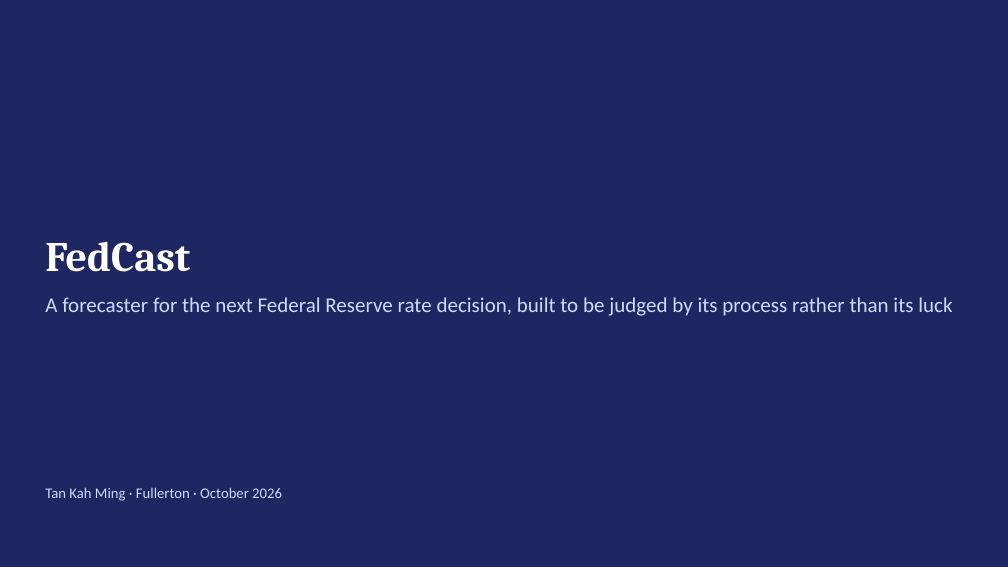
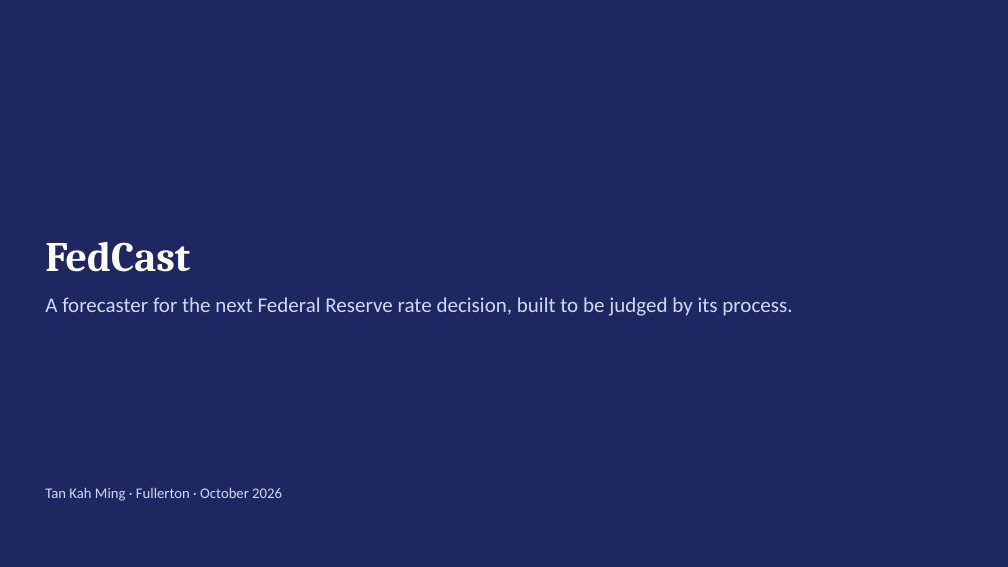
Before and after one commit to kmt112/fed-forecast, a slide deck: slide 1 of docs/FedCast_Fullerton.pptx. Drawn at 1008x567 pixels with LibreOffice and Linux fonts; fonts in the diff are those of the drawing. Boxes give left, top, right and bottom in pixels: in the first picture for what was removed or moved away, otherwise in the second. Text is boxed around its words. In the diff, an @@ line names an element or a change of style, - is before the commit and + after.

```diff
--- a/docs/FedCast_Fullerton.pptx
+++ b/docs/FedCast_Fullerton.pptx
@@ text at (45, 297, 792, 316): text changed @@
-A forecaster for the next Federal Reserve rate decision, built to be judged by its process rather than its luck
+A forecaster for the next Federal Reserve rate decision, built to be judged by its process.
```
Also in this commit, not shown: 7 other slides changed, 2 other files.
